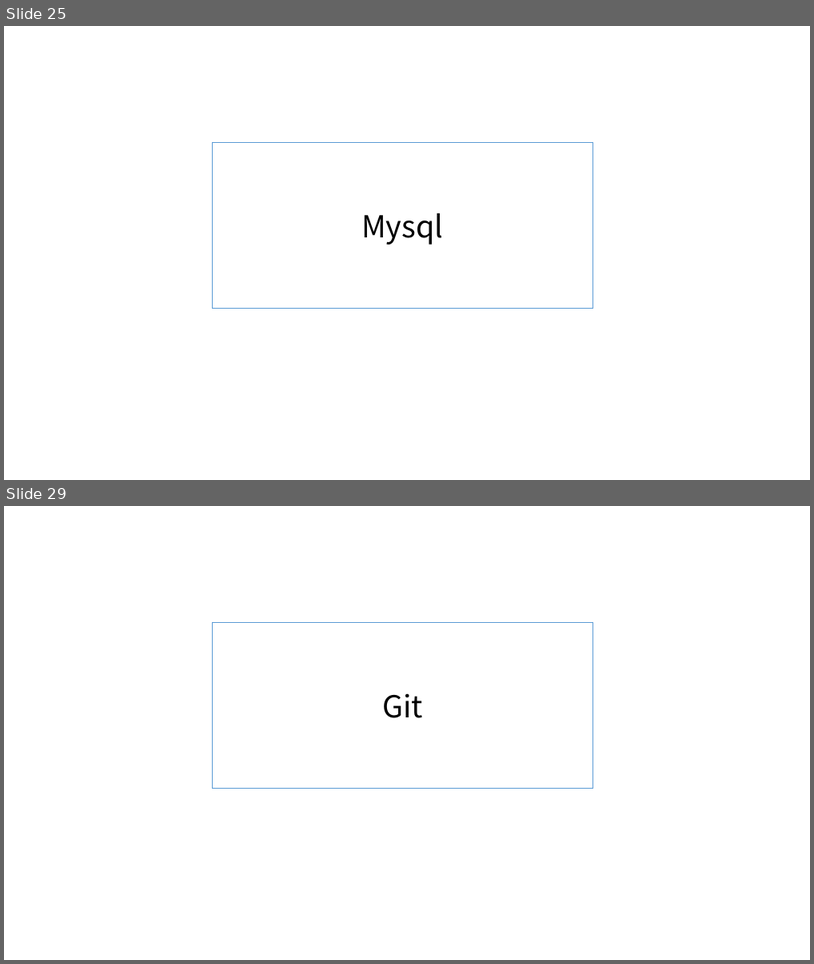
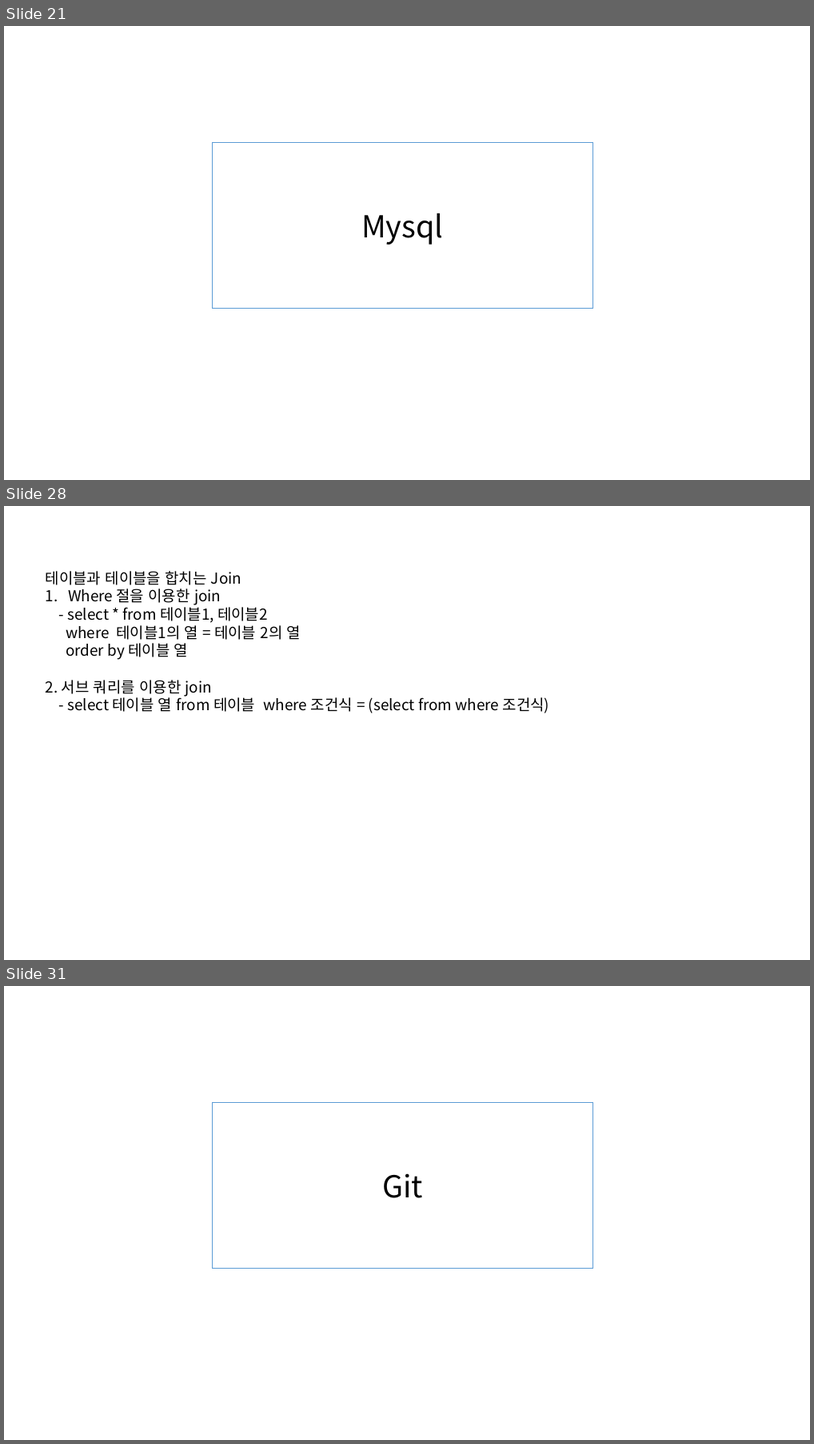
Before and after one commit to yunju94/know, a slide deck: know.pptx. Shown one above the other, each under a label of ours: slides 25 and 29 before the commit, slides 21, 28 and 31 after it; the slides between them are not shown. The pictures are 814x964 and 814x1444 pixels, drawn with LibreOffice and Linux fonts; fonts in the diff are those of the drawing. Boxes give left, top, right and bottom in pixels: in the first picture for what was removed or moved away, otherwise in the second. Text is boxed around its words. In the diff, an @@ line names an element or a change of style, - is before the commit and + after.

```diff
--- a/know.pptx
+++ b/know.pptx
@@ slide 28 added at [4,506,810,960], background #FFFFFF @@
@@ text added at [46,571,550,713], 18 pt, text #000000 @@
+테이블과 테이블을 합치는 Join
+1. Where 절을 이용한 join
+- select * from 테이블1, 테이블2
+where 테이블1의 열 = 테이블 2의 열
+order by 테이블 열
+2. 서브 쿼리를 이용한 join
+- select 테이블 열 from 테이블 where 조건식 = (select from where 조건식)
@@ what was slide 25 is now slide 21 @@
@@ what was slide 29 is now slide 31 @@
```
Also in this commit, not shown: 3 slides changed, 88 other slides added, 5 slides removed, 1 other file.
